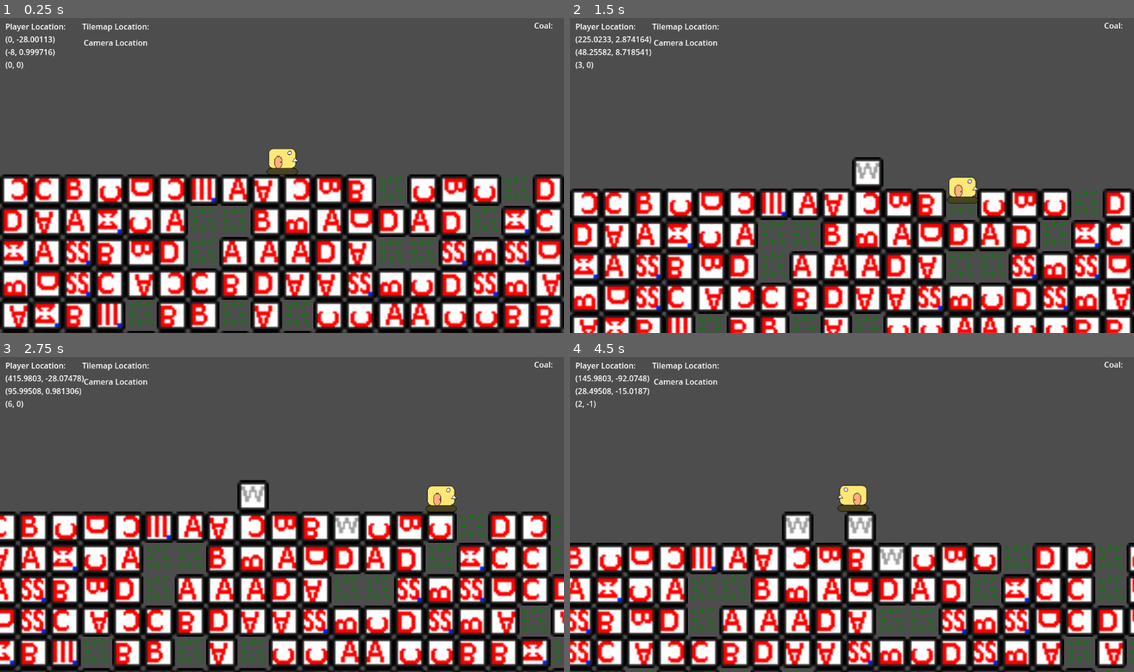
Above: before the commit, frames 1-4 (two rows, left to right).
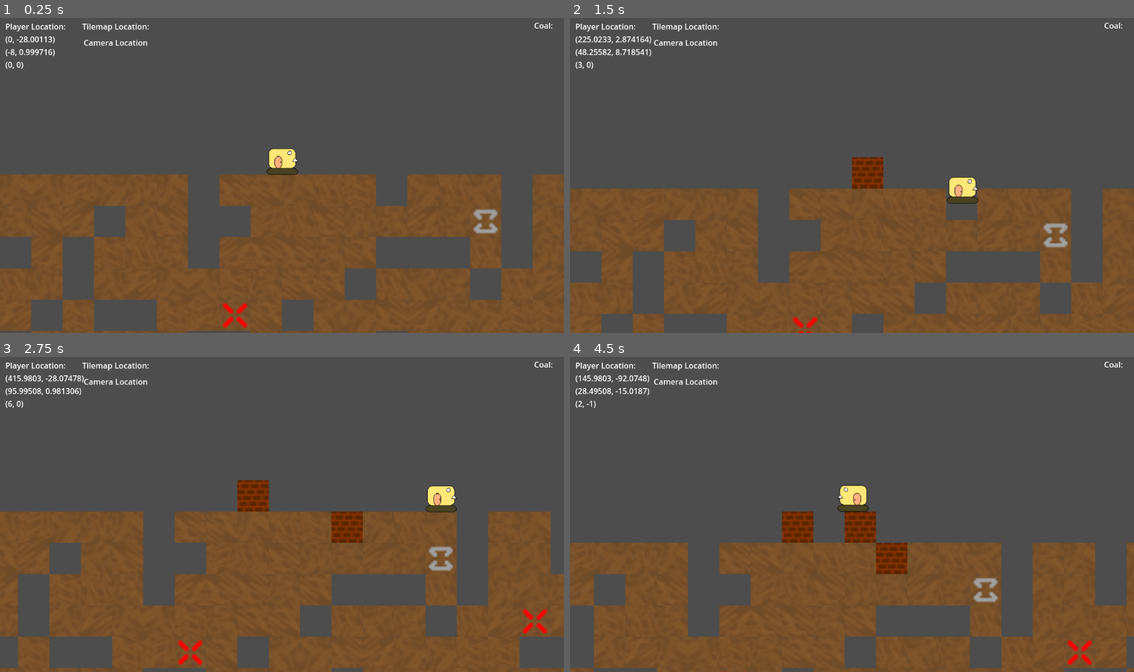
Above: after the commit, the same moments.

Repository: TrakeMuldoon/GodotMineTower
Game: Godot game, scene res://World/world.tscn
Two runs of this game, one before a commit and one after it. Both use one fixed random seed, a clock stepped at 60 frames per second and the inputs below.
Inputs:
- Up to frame 1 (0.25 s): no input
- Up to frame 2 (1.5 s): hold D (go_right) 0.53-1.28 s; tap Z (Wall) at 0.6, 1.35 s; hold S (go_down) from 1.28 s (still down)
- Up to frame 3 (2.75 s): release S (go_down) at 2.03 s; hold D (go_right) from 2.03 s (still down); tap Z (Wall) at 2.1 s
- Up to frame 4 (4.5 s): release D (go_right) at 2.78 s; hold Up (go_up) 2.78-3.53 s; tap Z (Wall) at 2.85, 3.6, 4.35 s; hold A (go_left) from 3.53 s (still down)

The runs differ from the first frame. In frame 1, 46% of the frame differs, in the area x 0-100%, y 49-100%; in frame 2, 42%; in frame 3, 47%, in the area x 0-100%, y 39-100%; in frame 4, 38%.

Commit message:
Tweaked the Ground tiles to test out what it would look like for real. It looks bad.

Diff:
--- a/TileSets/GroundMap.gd
+++ b/TileSets/GroundMap.gd
@@ -1,11 +1,12 @@
 extends TileMap
 
+var TILESET_ID = 0
+var id = tile_set.get_source_id(TILESET_ID)
 # Called when the node enters the scene tree for the first time.
 func _ready():
 	pass
 
 func CreateInitialTileMap():
-	var id = tile_set.get_source_id(1)
 	for x in range(-50, 50):
 		for y in range(0, 50):
 			var munge_float = munge_three(x,y)
@@ -20,12 +21,12 @@
 var ground_type = 0
 func PickGroundType(a_float):
 	#return Vector3(1, 1, 0)
-	if a_float < 0.8:
+	if a_float < 0.86:
 		return PickRandomDirt(a_float * 1.25)
-	elif a_float < 0.9:
-		return PickOre((a_float - 0.8) * 10)
+	elif a_float < 0.95:
+		return Vector3(4,2,0)
 	else:
-		return Vector3(4,2,0)
+		return PickOre((a_float - 0.95) * 20)
 
 func PickOre(a_float):
 	var pick_int = int(a_float * 100)
@@ -36,7 +37,6 @@
 	return Vector3(pick_int / 4, 0, int(pick_int) % 4)
 
 func BuildWall(cell):
-	var id = tile_set.get_source_id(1)
 	var orig_cell_atlas = get_cell_atlas_coords(0, cell)
 	if orig_cell_atlas.y == 0:
 		return
@@ -45,7 +45,6 @@
 	set_cell(0, cell, id, wall_atlas_coords)
 
 func DigThrough(cell):
-	var id = tile_set.get_source_id(1)
 	var orig_cell_atlas = get_cell_atlas_coords(0, cell)
 
 	var new_atlas_coords = Vector2(5, 2)
--- a/TileSets/worldlevel.tres
+++ b/TileSets/worldlevel.tres
@@ -169,9 +169,40 @@
 4:2/0 = 0
 4:2/0/physics_layer_0/linear_velocity = Vector2(0, 0)
 4:2/0/physics_layer_0/angular_velocity = 0.0
+4:1/0 = 0
+4:1/0/physics_layer_0/linear_velocity = Vector2(0, 0)
+4:1/0/physics_layer_0/angular_velocity = 0.0
+5:1/0 = 0
+5:1/0/physics_layer_0/linear_velocity = Vector2(0, 0)
+5:1/0/physics_layer_0/angular_velocity = 0.0
+6:1/0 = 0
+6:1/0/physics_layer_0/linear_velocity = Vector2(0, 0)
+6:1/0/physics_layer_0/angular_velocity = 0.0
+7:1/0 = 0
+7:1/0/physics_layer_0/linear_velocity = Vector2(0, 0)
+7:1/0/physics_layer_0/angular_velocity = 0.0
+8:1/0 = 0
+8:1/0/physics_layer_0/linear_velocity = Vector2(0, 0)
+8:1/0/physics_layer_0/angular_velocity = 0.0
+9:1/0 = 0
+9:1/0/physics_layer_0/linear_velocity = Vector2(0, 0)
+9:1/0/physics_layer_0/angular_velocity = 0.0
+10:1/0 = 0
+10:1/0/physics_layer_0/linear_velocity = Vector2(0, 0)
+10:1/0/physics_layer_0/angular_velocity = 0.0
+11:1/0 = 0
+11:1/0/physics_layer_0/linear_velocity = Vector2(0, 0)
+11:1/0/physics_layer_0/angular_velocity = 0.0
+5:2/0 = 0
+5:2/0/physics_layer_0/linear_velocity = Vector2(0, 0)
+5:2/0/physics_layer_0/angular_velocity = 0.0
+0:3/0 = 0
+0:3/0/physics_layer_0/linear_velocity = Vector2(0, 0)
+0:3/0/physics_layer_0/angular_velocity = 0.0
+0:3/0/physics_layer_0/polygon_0/points = PackedVector2Array(-8, -8, 8, -8, 8, 8, -8, 8)
 
 [sub_resource type="TileSetAtlasSource" id="TileSetAtlasSource_08wd4"]
-texture = ExtResource("2_dto4c")
+texture = ExtResource("2_jyumg")
 0:0/next_alternative_id = 5
 0:0/0 = 0
 0:0/0/physics_layer_0/linear_velocity = Vector2(0, 0)
Not shown: 1 places in TileSets/worldlevel.tres that only renumber resources
Binary file changed: assets/UndergroundTileset.png
Not shown, changed: assets/TestTileset.pdn
